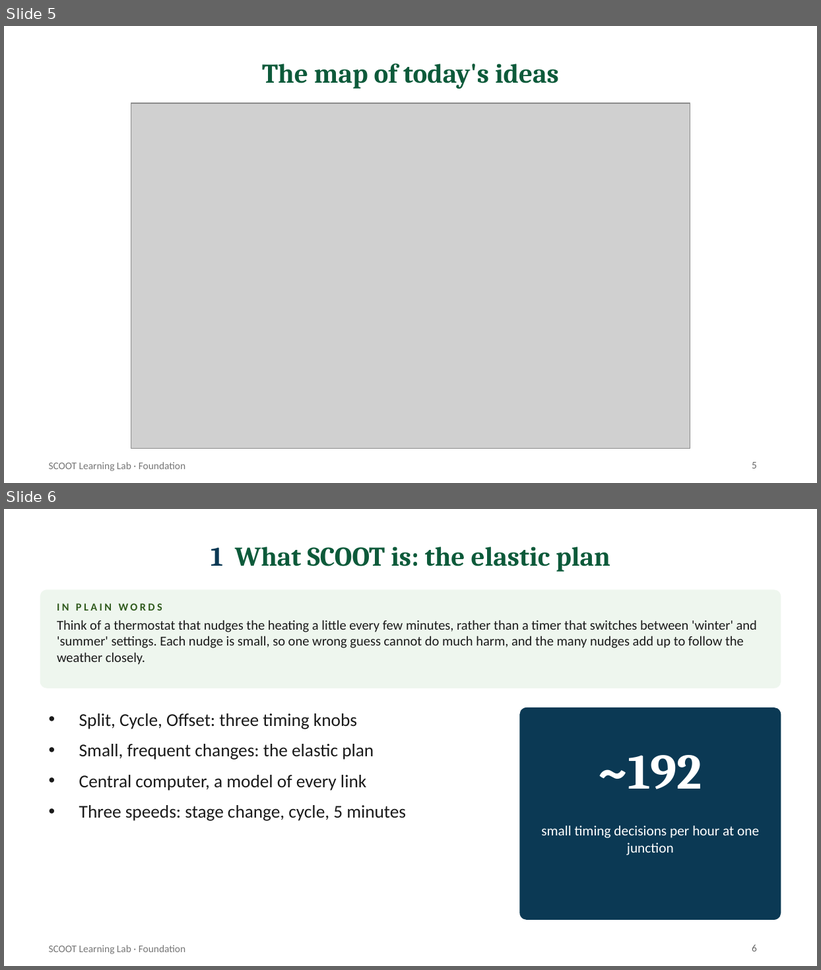
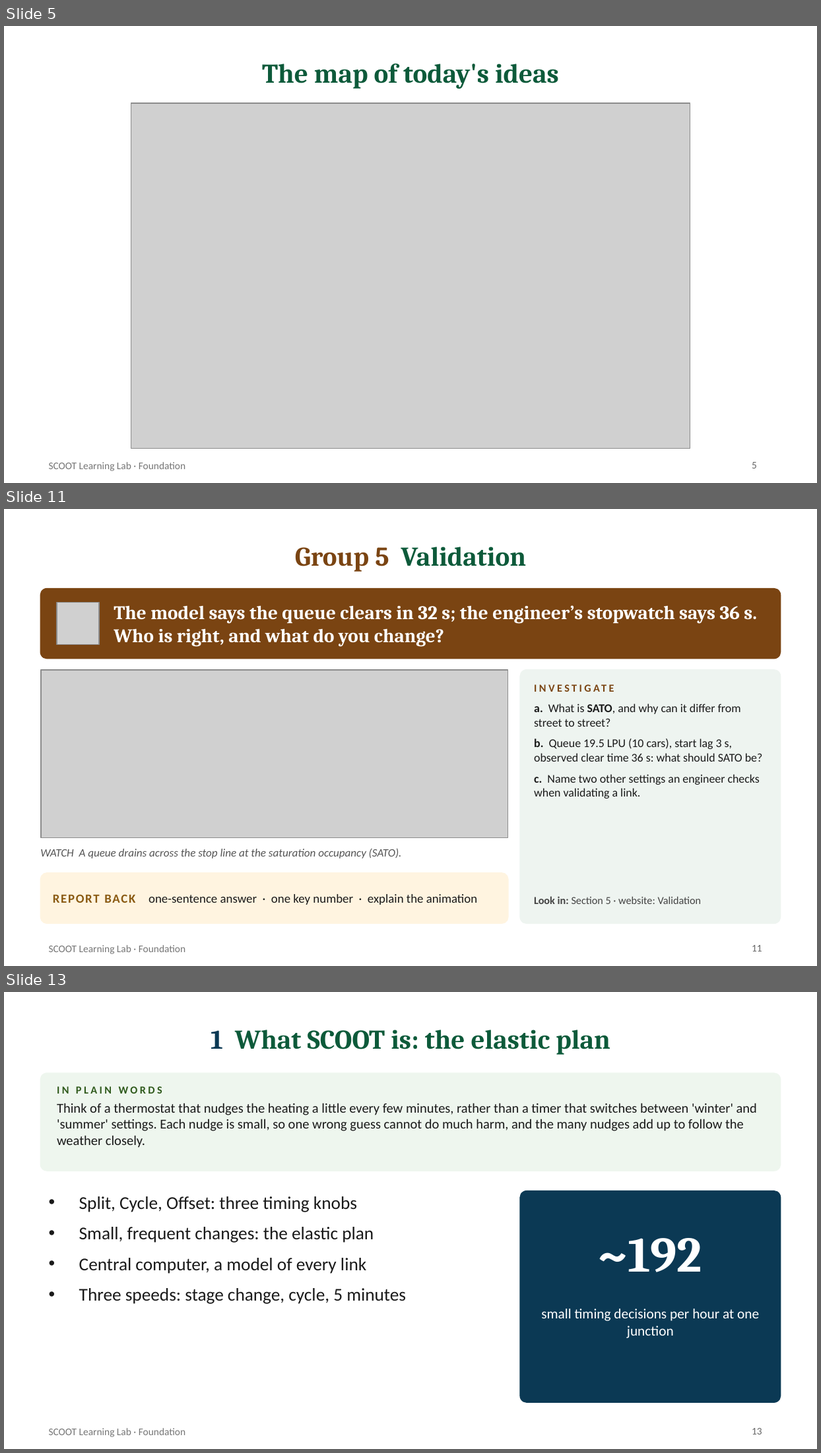
Before and after one commit to smrahmanbd/scoot-learning-lab, a slide deck: docs/materials/SCOOT_Foundation_Presentation.pptx. Shown one above the other, each under a label of ours: slides 5 and 6 before the commit, slides 5, 11 and 13 after it; the slides between them are not shown. The pictures are 821x970 and 821x1453 pixels, drawn with LibreOffice and Linux fonts; fonts in the diff are those of the drawing; grey boxes stand for pictures. Boxes give left, top, right and bottom in pixels: in the first picture for what was removed or moved away, otherwise in the second. Text is boxed around its words. In the diff, an @@ line names an element or a change of style, - is before the commit and + after.

```diff
--- a/docs/materials/SCOOT_Foundation_Presentation.pptx
+++ b/docs/materials/SCOOT_Foundation_Presentation.pptx
@@ slide 11 added at <box>4,509,817,966</box>, background #FFFFFF; not listed: 1 template element that a slide beside it also shows @@
@@ title added at <box>295,547,526,572</box>, 24 pt, text #0D5A3A, bold @@
+Group 5 Validation
@@ rounded rectangle added at <box>40,589,781,659</box>, fill #7A4412, outline #7A4412 1 pt @@
@@ picture added at <box>57,603,99,645</box> @@
@@ text added at <box>114,605,757,647</box>, 17 pt, text #FFFFFF, bold @@
+The model says the queue clears in 32 s; the engineer’s stopwatch says 36 s. Who is right, and what do you change?
@@ picture added at <box>40,670,508,838</box> @@
@@ rounded rectangle added at <box>520,670,781,923</box>, fill #EEF4F0, outline #EEF4F0 1 pt @@
@@ text added at <box>534,677,770,699</box>, 9.5 pt, text #7A4412, bold @@
+INVESTIGATE
@@ text added at <box>534,704,763,799</box>, 10.5 pt, text #1A1A1A @@
+a. What is SATO, and why can it differ from street to street?
+b. Queue 19.5 LPU (10 cars), start lag 3 s, observed clear time 36 s: what should SATO be?
+c. Name two other settings an engineer checks when validating a link.
@@ text added at <box>40,848,402,859</box>, 10 pt, text #555555, italic @@
+WATCH A queue drains across the stop line at the saturation occupancy (SATO).
@@ rounded rectangle added at <box>40,873,508,923</box>, fill #FFF4E0, outline #FFF4E0 1 pt @@
@@ text added at <box>53,894,478,905</box>, 11 pt, text #1A1A1A @@
+REPORT BACK one-sentence answer · one key number · explain the animation
@@ text added at <box>534,896,702,904</box>, 9.5 pt, text #444444 @@
+Look in: Section 5 · website: Validation
@@ page number added at <box>752,945,762,952</box>, 9 pt, text #666666 @@
+11
@@ what was slide 6 is now slide 13 @@
@@ page number at <box>752,1428,762,1435</box>: text changed @@
-6
+13
```
Also in this commit, not shown: 4 slides changed, 13 other slides added, 1 other file.
